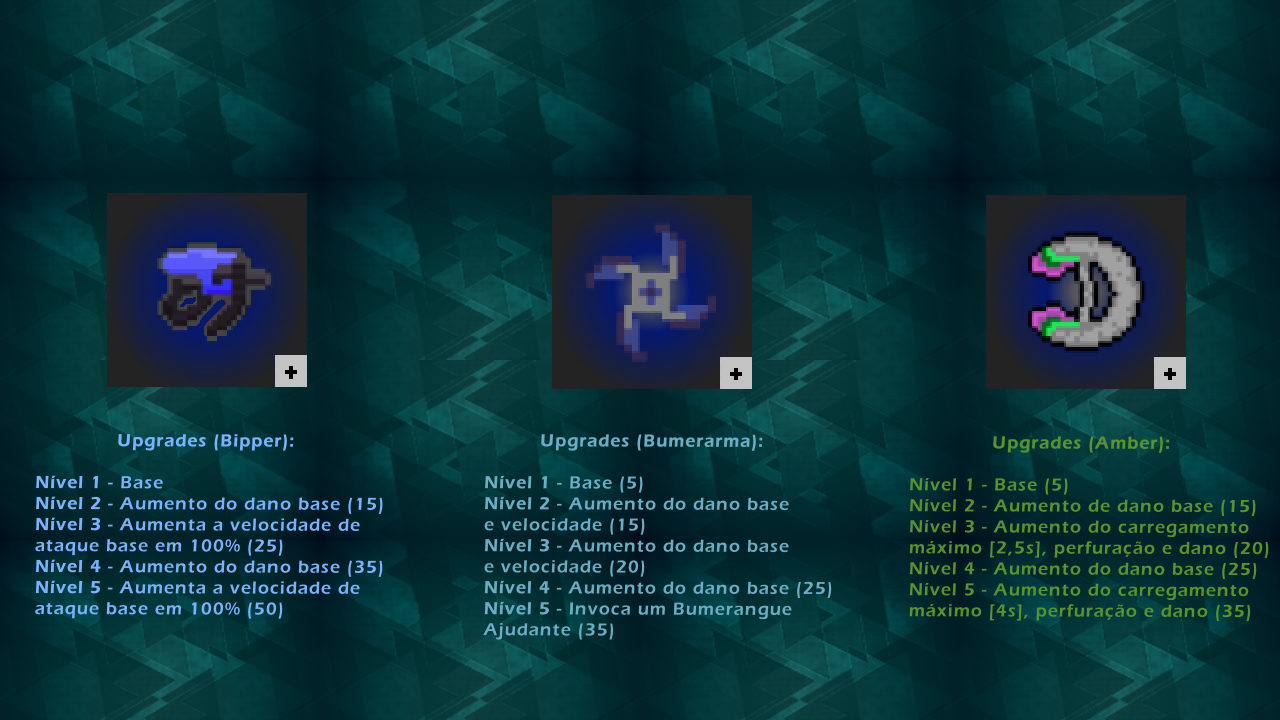
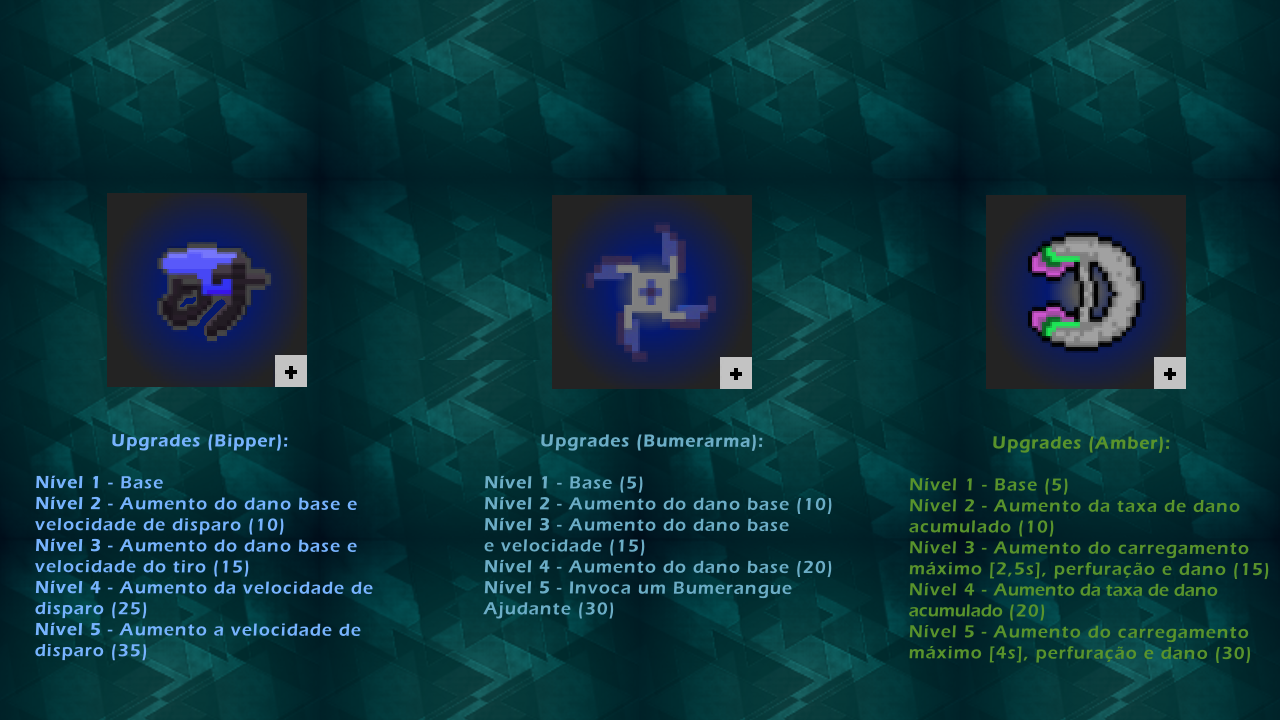
Before/after of a w=1280, h=720 layered artwork. What changed in the layer stack:
painted on "bipper_menu.png" over box(112, 434, 294, 449)
painted on "Background" over box(35, 434, 1269, 664)
